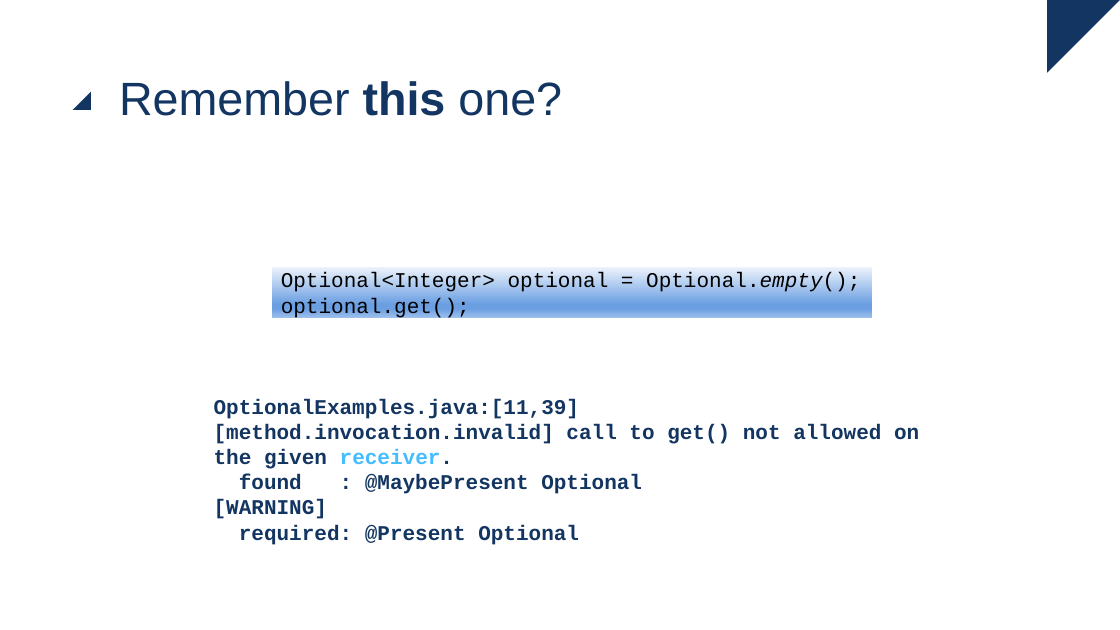
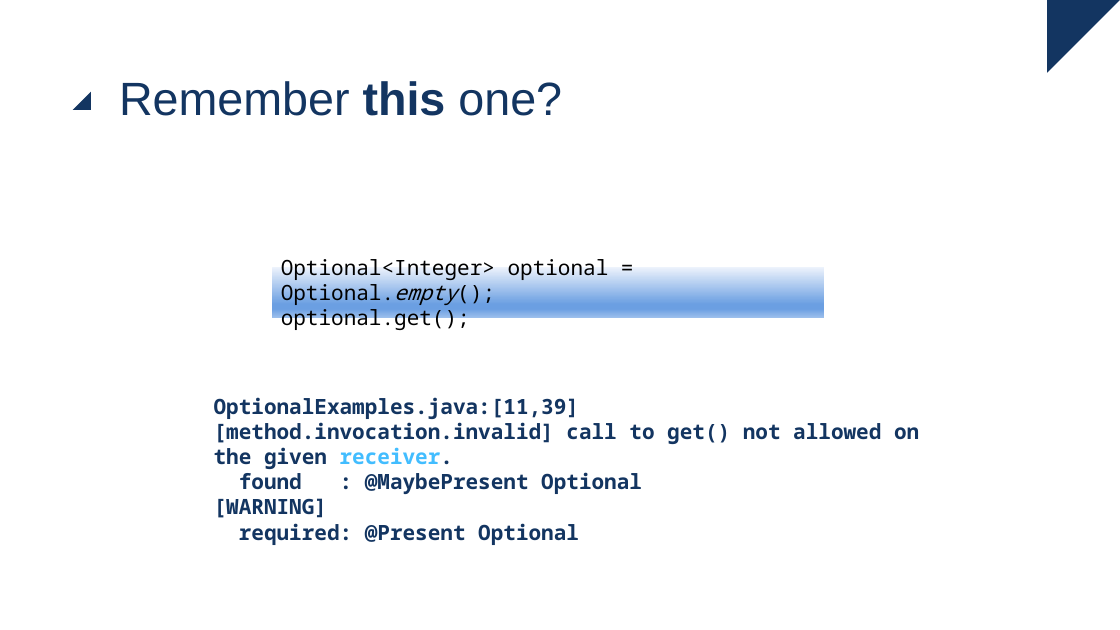
Before and after one commit to ingmars1709/checker, a slide deck: slide 24 of Checker Framework.pptx. Drawn at 1120x630 pixels with LibreOffice and Linux fonts; fonts in the diff are those of the drawing. Boxes give left, top, right and bottom in pixels: in the first picture for what was removed or moved away, otherwise in the second. Text is boxed around its words. In the diff, an @@ line names an element or a change of style, - is before the commit and + after.

```diff
--- a/Checker Framework.pptx
+++ b/Checker Framework.pptx
@@ text "Optional<Integer> optional = Optional.empty(); optional.get( ..." at <box>281,259,609,332</box>: font Courier New to Noto Sans Mono @@
@@ text "OptionalExamples.java:[11,39] [method.invocation.invalid] ca ..." at <box>214,397,919,545</box>: font Courier New to Noto Sans Mono @@
```
Also in this commit, not shown: 4 other slides changed, 1 slide added, 2 other files.
